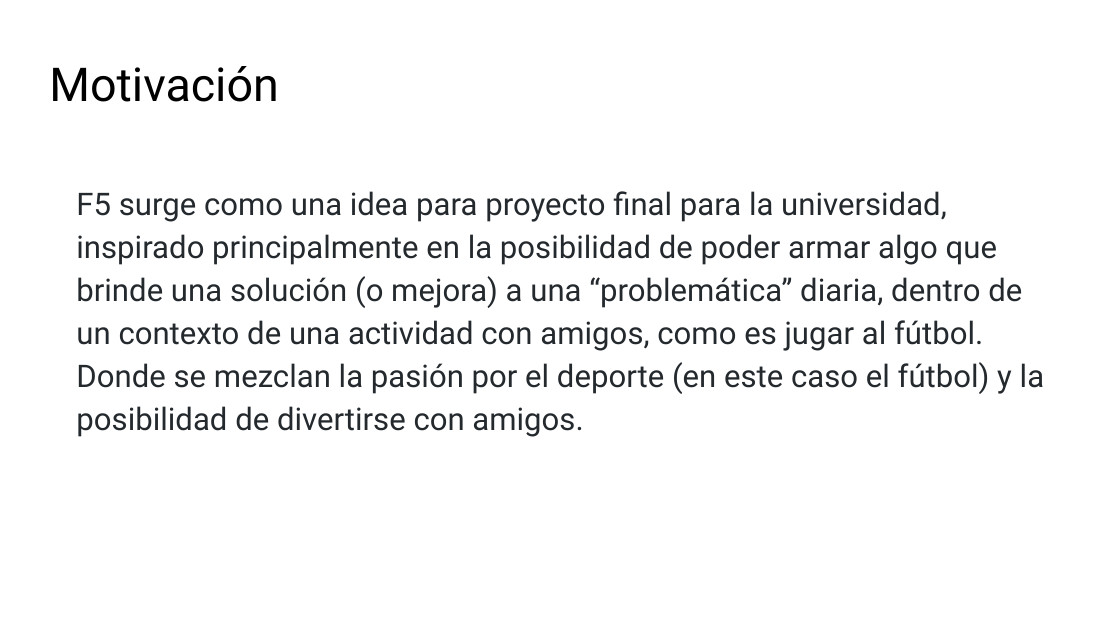
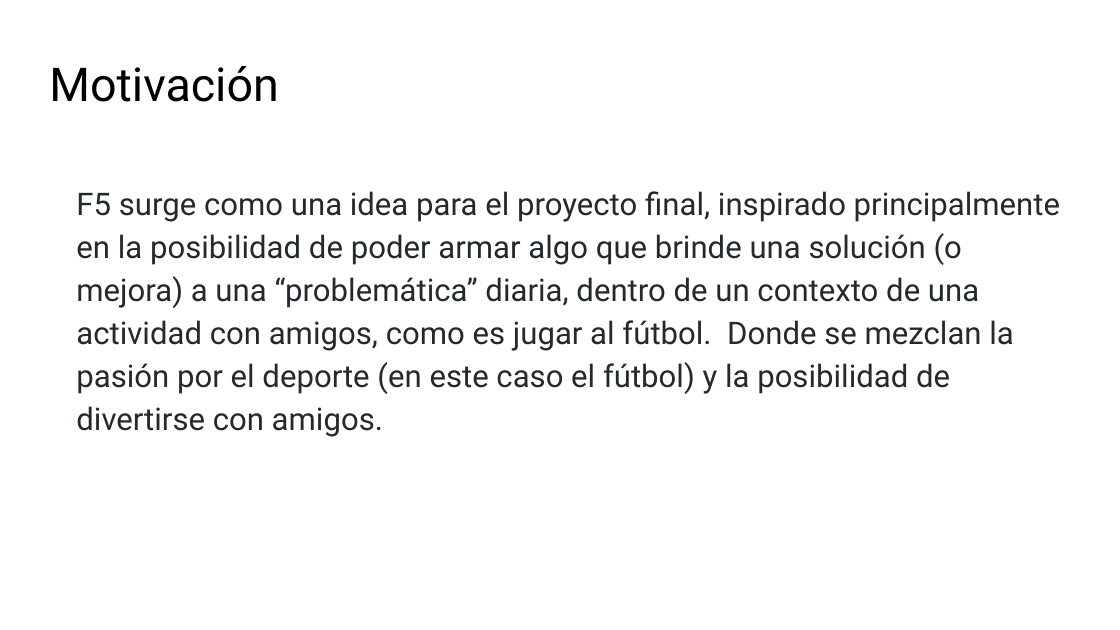
Before and after one commit to mverdecanna/tip-f5-central, a slide deck: slide 3 of documents/Fútbol 5 app.pptx (slide 2 before the commit). Drawn at 1120x630 pixels with LibreOffice and Linux fonts; fonts in the diff are those of the drawing. Boxes give left, top, right and bottom in pixels: in the first picture for what was removed or moved away, otherwise in the second. Text is boxed around its words. In the diff, an @@ line names an element or a change of style, - is before the commit and + after.

```diff
--- a/documents/Fútbol 5 app.pptx
+++ b/documents/Fútbol 5 app.pptx
@@ text at box(76, 191, 1060, 437): text changed @@
-F5 surge como una idea para proyecto final para la universidad, inspirado principalmente en la posibilidad de poder armar algo que brinde una solución (o mejora) a una “problemática” diaria, dentro de un contexto de una actividad con amigos, como es jugar al fútbol. Donde se mezclan la pasión por el deporte (en este caso el fútbol) y la posibilidad de divertirse con amigos.
+F5 surge como una idea para el proyecto final, inspirado principalmente en la posibilidad de poder armar algo que brinde una solución (o mejora) a una “problemática” diaria, dentro de un contexto de una actividad con amigos, como es jugar al fútbol. Donde se mezclan la pasión por el deporte (en este caso el fútbol) y la posibilidad de divertirse con amigos.
```
Also in this commit, not shown: 1 other slide changed, 2 slides added, 3 other files.
